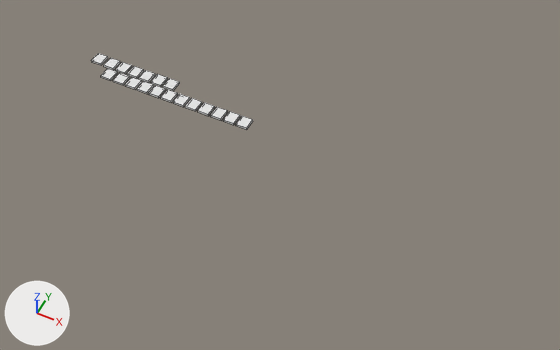
Before and after pictures for a commit that changed the Blender file HPkeyboard.blend.
Camera for both pictures: a camera (50 mm lens) standing at (5.19, -5.97, 8.61) and looking at (2.19, 0.02, 1.11). Arrows for +X, +Y and +Z are at lower left; the lights stay in place. Mesh edges are drawn as thin lines.
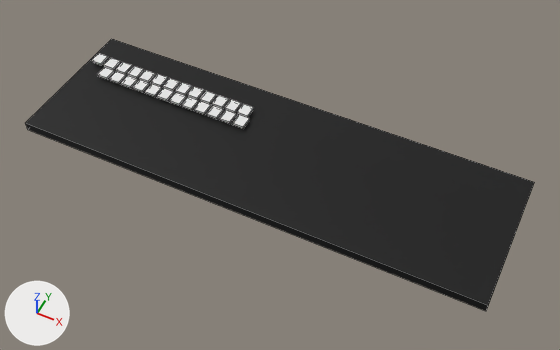
Where the change shows, as pixel boxes (x1, y1, x2, y2) in the pictures (560 x 350 px):
'Cube', shown (black): after (26, 39, 534, 311)
'Cube.013', moved: before (210, 107, 228, 120); after (206, 106, 224, 119)
'Cube.018', moved: before (223, 111, 240, 125); after (219, 110, 236, 124)
'Cube.012', moved: before (198, 102, 215, 116); after (194, 101, 211, 114)
'Cube.019', moved: before (236, 116, 253, 130); after (232, 115, 250, 128)
'Cube.011', moved: before (185, 98, 202, 111); after (181, 97, 199, 110)
'Cube.014', moved: before (101, 68, 118, 81); after (97, 67, 114, 79)
'Cube.025', added: after (237, 104, 254, 117)
'Cube.023', added: after (212, 95, 229, 109)
'Cube.024', added: after (224, 100, 241, 113)
'Cube.021', added: after (187, 87, 204, 100)
'Cube.022', added: after (199, 91, 216, 104)
'Cube.020', added: after (175, 82, 192, 95)

The edits, one by one:
Object 'Cube' (ob_cube) is now shown.
Object 'Cube.014' (ob_cube_014) moves from (-0.313, -0.996, -2.46) to (-0.37, -0.996, -2.46).
Object 'Cube.011' (ob_cube_011) moves from (1.071, -0.998, -2.46) to (1.011, -0.998, -2.46).
Object 'Cube.012' (ob_cube_012) moves from (1.269, -0.998, -2.46) to (1.206, -0.998, -2.46).
Object 'Cube.013' (ob_cube_013) moves from (1.463, -0.998, -2.46) to (1.4, -0.998, -2.46).
Object 'Cube.018' (ob_cube_018) moves from (1.658, -0.998, -2.46) to (1.598, -0.998, -2.46).
Object 'Cube.019' (ob_cube_019) moves from (1.85, -0.998, -2.46) to (1.8, -0.998, -2.46).
Object 'Cube.025' (ob_cube_025) is new; it shows a copy of the mesh of ob_cube_019.
Its location is (1.755, -0.793, -2.453).
Its scale is (1.14, 1.14, 1.14).
Object 'Cube.024' (ob_cube_024) is new; it shows a copy of the mesh of ob_cube_019.
Its location is (1.562, -0.793, -2.453).
Its scale is (1.14, 1.14, 1.14).
Object 'Cube.023' (ob_cube_023) is new; it shows a copy of the mesh of ob_cube_019.
Its location is (1.37, -0.793, -2.453).
Its scale is (1.14, 1.14, 1.14).
Object 'Cube.022' (ob_cube_022) is new; it shows a copy of the mesh of ob_cube_019.
Its location is (1.174, -0.793, -2.453).
Its scale is (1.14, 1.14, 1.14).
Object 'Cube.021' (ob_cube_021) is new; it shows a copy of the mesh of ob_cube_019.
Its location is (0.979, -0.793, -2.453).
Its scale is (1.14, 1.14, 1.14).
Object 'Cube.020' (ob_cube_020) is new; it shows a copy of the mesh of ob_cube_019.
Its location is (0.783, -0.793, -2.453).
Its scale is (1.14, 1.14, 1.14).
